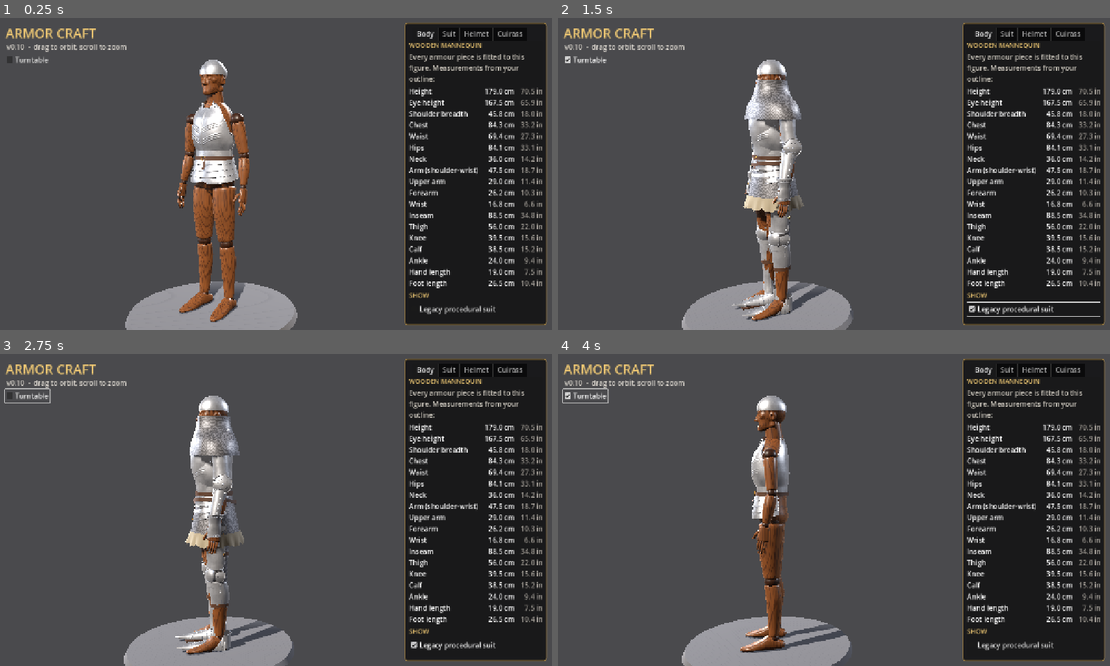
Above: before the commit, frames 1-4 (two rows, left to right).
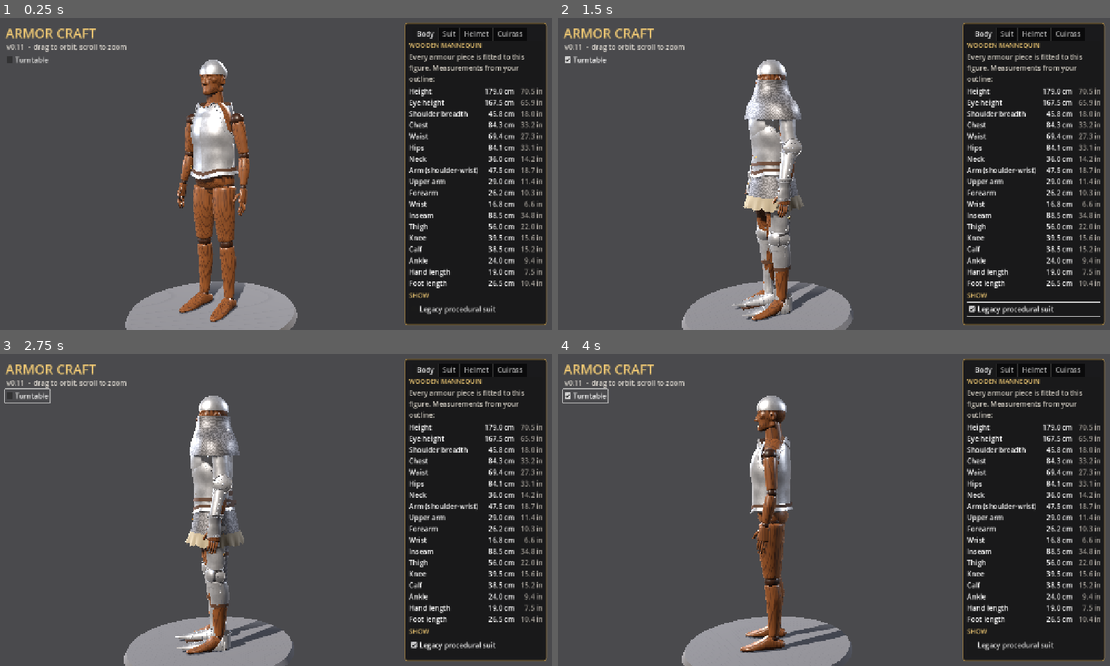
Above: after the commit, the same moments.

Repository: Kmad666/Armor-Craft
Game: Godot game, scene res://scenes/main.tscn
Same seed, same stepped clock (60 frames per second), same inputs: the game is played once before the commit and once after it.
Inputs:
- Up to frame 1 (0.25 s): no input
- Up to frame 2 (1.5 s): click "Turntable" at 0.5 s; click "Legacy procedural suit" at 1.25 s
- Up to frame 3 (2.75 s): click "Turntable" at 2 s
- Up to frame 4 (4 s): click "Legacy procedural suit" at 2.75 s; click "Turntable" at 3.5 s

The runs differ from the first frame. In frame 1, 1.2% of the frame differs, in the area x 3-44%, y 8-58%; in frame 2, 0.4%; in frame 3, 0.3%; in frame 4, 0.7%.

Commit message:
v0.11: cuirass rebuilt as a munitions breast and back
Plain breastplate with medial crease, wide shallow neck, riveted armhole
gussets, pointed lower edge, side clasp and hinges; backplate with V
yoke, spine ridge and gussets; flared fauld lame all round; belt on the
seam with side buckle. Barrel-shaped sides that still clear the body.
Cuirass tab: gussets toggle, 0-4 lames.

Co-Authored-By: Claude Opus 5.5 <noreply@anthropic.com>
Claude-Session: https://claude.ai/code/session_01WeZQLGxhK27PqRdm928ucn

Diff:
--- a/scripts/main.gd
+++ b/scripts/main.gd
@@ -429,7 +429,7 @@
 	layer.add_child(title)
 
 	var hint := Label.new()
-	hint.text = "v0.10  -  drag to orbit, scroll to zoom"
+	hint.text = "v0.11  -  drag to orbit, scroll to zoom"
 	hint.add_theme_color_override("font_color", Color(0.85, 0.83, 0.8))
 	hint.position = Vector2(24, 56)
 	layer.add_child(hint)
@@ -523,9 +523,9 @@
 
 
 func _build_cuirass_tab(box: VBoxContainer) -> void:
-	_header(box, "Gothic Cuirass")
+	_header(box, "Cuirass")
 	var note := Label.new()
-	note.text = "Mid section: fluted breastplate and backplate. Bottom section: the fauld of overlapping lames. The belt marks the division."
+	note.text = "Mid section: breastplate and backplate. Bottom section: the flared lame(s) of the fauld. The belt sits on the division."
 	note.autowrap_mode = TextServer.AUTOWRAP_WORD_SMART
 	note.custom_minimum_size = Vector2(280, 0)
 	note.add_theme_color_override("font_color", Color(0.8, 0.78, 0.74))
@@ -543,17 +543,17 @@
 		cb.toggled.connect(func(v: bool) -> void: (cuirass.pieces[key] as Node3D).visible = v)
 		grid.add_child(cb)
 	_header(box, "Details")
-	var flutes := CheckBox.new()
-	flutes.text = "Fluting"
-	flutes.button_pressed = true
-	flutes.toggled.connect(func(v: bool) -> void: cuirass.set_fluting(v))
-	box.add_child(flutes)
+	var gus := CheckBox.new()
+	gus.text = "Armhole gussets"
+	gus.button_pressed = true
+	gus.toggled.connect(func(v: bool) -> void: cuirass.set_gussets(v))
+	box.add_child(gus)
 	var lbl := Label.new()
 	lbl.text = "Fauld lames: %d" % cuirass.lames
 	box.add_child(lbl)
 	var sl := HSlider.new()
-	sl.min_value = 1
-	sl.max_value = 7
+	sl.min_value = 0
+	sl.max_value = 4
 	sl.step = 1
 	sl.value = cuirass.lames
 	sl.size_flags_horizontal = Control.SIZE_EXPAND_FILL
--- a/scripts/pieces/cuirass.gd
+++ b/scripts/pieces/cuirass.gd
@@ -1,27 +1,34 @@
 extends Node3D
-## Gothic cuirass, built to fit the wooden mannequin (measurements.json).
+## Munitions-style cuirass (plain breast and back), fitted to the wooden
+## mannequin (measurements.json). Two sections, kept as separate pieces:
 ##
-## Two sections, kept as separate pieces:
-##   mid section    Breastplate (fluted, central ridge, scooped neck, deep
-##                  armholes) + plain Backplate, rolled edges, shoulder straps
-##   bottom section Fauld: overlapping lames hanging from the waist, each
-##                  stepping out a little further, the last one notched
-## A leather Belt with a brass buckle marks the division between them.
+##   mid section    Breastplate: plain, sharp medial crease, shallow neck,
+##                  deep armholes with riveted gusset plates, lower edge
+##                  pointed at the centre front; side clasp and hinges.
+##                  Backplate: V-shaped yoke line across the shoulders,
+##                  spine ridge, armhole gussets, higher shoulders.
+##   bottom section Fauld: flared lame(s) all the way round below the plates.
+##   Belt           leather strap on the seam between the two, side buckle;
+##                  shoulder straps join breast and back.
 ##
-## Axes: +Y up, +Z toward the front. Angle a = 0 is the front centre.
+## Barrel-shaped: straight sides from chest to hip, no waist nip.
+## Axes: +Y up, +Z toward the front. Angle a = 0 is the front centre;
+## positive a turns toward +X (the figure's left).
 
 const K := preload("res://scripts/mesh_kit.gd")
 
-const BREAST_BOTTOM := 1.125
-const SIDE_CLEAR := 0.014    # padding over the arming doublet at the sides
-const FRONT_CLEAR := 0.022   # and at the front / back
-const BREAST_ARC := 1.75     # breastplate wraps this far round each side (radians)
-const FAULD_ARC := 1.95
-const LAME_DROP := 0.045     # vertical step between lames
-const LAME_HEIGHT := 0.058
-
-var lames := 4
-var fluting := true
+const BREAST_BOTTOM := 1.045  # lower edge at the sides
+const POINT_DROP := 0.036     # how far the centre front point dips below that
+const SIDE_CLEAR := 0.014     # padding over the arming doublet at the sides
+const FRONT_CLEAR := 0.022    # and at the front / back
+const BREAST_ARC := 1.65      # breastplate wraps this far round each side (radians)
+const BACK_ARC := 1.6         # backplate, measured from the back centre (overlaps the breast)
+const GUSSET_W := 0.026
+const LAME_H := 0.05
+const LAME_STEP := 0.036
+
+var lames := 1
+var gussets := true
 
 var metal: Material
 var leather: Material
@@ -60,13 +67,15 @@
 
 
 func set_lames(n: int) -> void:
-	lames = clampi(n, 1, 7)
+	lames = clampi(n, 0, 4)
 	_build_fauld()
-
-
-func set_fluting(on: bool) -> void:
-	fluting = on
+	_build_belt()
+
+
+func set_gussets(on: bool) -> void:
+	gussets = on
 	_build_breastplate()
+	_build_backplate()
 
 
 # ==========================================================================
@@ -125,19 +134,31 @@
 		_hermite(y, zs2, [wd, hd * 0.95, hd, hd * 0.86, hd * 0.55]),
 		_hermite(y, zs2, [0.0, 0.004, 0.0, -0.004, 0.0]))
 	if y > pel_top:
-		# waist ball between pelvis and chest
 		var k := smoothstep(pel_top, chest_base, y)
 		p = p.lerp(Vector3(ww * 1.02, wd, 0.0), k)
 	return p
 
 
+static func _smax(a: float, b: float, k: float = 0.012) -> float:
+	return 0.5 * (a + b + sqrt((a - b) * (a - b) + k * k))
+
+
 ## Plate cross-section at height y: (half-width, front depth, back depth).
+## A barrel that never nips in at the waist, but always clears the body.
 func plate(y: float, extra: float = 0.0) -> Vector3:
 	var b := body(y)
-	var rx := b.x + SIDE_CLEAR + extra
-	var rf := b.y + b.z + FRONT_CLEAR + extra
-	var rb := b.y - b.z + FRONT_CLEAR * 0.8 + extra
-	return Vector3(rx, rf, rb)
+	var hw: float = m["hip_width"] * 0.5
+	var cw: float = m["chest_width"] * 0.5
+	var cd: float = m["chest_depth"] * 0.5
+	var arm: float = m["armpit_height"]
+	var ys := [0.98, 1.08, 1.2, arm, arm + 0.12]
+	var bx := _hermite(y, ys, [hw + 0.012, hw * 0.98 + 0.006, cw + 0.008, cw + SIDE_CLEAR, cw * 0.86])
+	var bf := _hermite(y, ys, [0.14, 0.138, 0.142, cd + 0.03, cd * 0.9])
+	var bb := _hermite(y, ys, [0.124, 0.118, 0.12, 0.127, 0.12])
+	var rx := _smax(b.x + SIDE_CLEAR, bx)
+	var rf := _smax(b.y + b.z + FRONT_CLEAR, bf)
+	var rb := _smax(b.y - b.z + FRONT_CLEAR * 0.8, bb)
+	return Vector3(rx + extra, rf + extra, rb + extra)
 
 
 func ring_point(a: float, y: float, r: Vector3) -> Vector3:
@@ -151,42 +172,38 @@
 	return Vector3(sin(a) / r.x, 0.0, c / d).normalized()
 
 
-# ==========================================================================
-# Breastplate (mid section)
-# ==========================================================================
-
-## Top outline of the breastplate: scooped neck, shoulder points, armholes.
+## Lower edge of the plates (pointed at the centre front).
+func bottom(a: float) -> float:
+	var w := absf(wrapf(a, -PI, PI))
+	return BREAST_BOTTOM - POINT_DROP * maxf(0.0, 1.0 - w / 0.75) * (1.0 - 0.35 * smoothstep(0.0, 0.08, 0.08 - w))
+
+
+# ==========================================================================
+# Breastplate
+# ==========================================================================
+
+## Top outline: shallow neck, narrow shoulder points, deep armholes.
 func breast_top(a: float) -> float:
 	var top: float = m["neck_base_height"]
 	var arm: float = m["armpit_height"]
-	return _hermite(absf(a), [0.0, 0.3, 0.55, 0.78, 1.05, 1.35, BREAST_ARC],
-		[top - 0.037, top - 0.027, top + 0.0, top - 0.01, top - 0.1, arm + 0.005, arm - 0.03])
-
-
-## Raised flutes: a central ridge plus two sets of chevron flutes sweeping
-## down from the armholes to the centre.
-func flute(x: float, y: float) -> float:
-	if not fluting:
-		return 0.0
-	var ax := absf(x)
-	var h := 0.0
-	# medial ridge
-	h += 0.0042 * exp(-pow(x / 0.0085, 2.0)) * smoothstep(1.14, 1.22, y) * (1.0 - smoothstep(1.43, 1.47, y))
-	# chevron flutes
-	var fade := smoothstep(0.006, 0.02, ax) * (1.0 - smoothstep(0.115, 0.14, ax))
-	if fade > 0.0:
-		var arm: float = m["armpit_height"]
-		for c in [arm - 0.008, arm + 0.006, arm + 0.02, arm - 0.088, arm - 0.074, arm - 0.06]:
-			var yc: float = c + 0.62 * ax - 1.3 * ax * ax
-			h += 0.0021 * exp(-pow((y - yc) / 0.0032, 2.0)) * fade
-	return h
-
-
-func _breast_shape(a: float, t: float) -> Vector3:
-	var y := lerpf(BREAST_BOTTOM, breast_top(a), t)
+	return _hermite(absf(a), [0.0, 0.3, 0.5, 0.68, 0.9, 1.15, 1.4, BREAST_ARC],
+		[top - 0.032, top - 0.022, top - 0.004, top - 0.006, top - 0.06, arm + 0.03, arm - 0.004, arm - 0.022])
+
+
+## Sharp medial crease running down the centre of the breastplate.
+func crease(x: float, y: float) -> float:
+	var fade := 1.0 - smoothstep(m["neck_base_height"] - 0.085, m["neck_base_height"] - 0.045, y)
+	return 0.0058 * exp(-absf(x) / 0.019) * fade
+
+
+func breast_surface(a: float, y: float, push: float = 0.0) -> Vector3:
 	var r := plate(y)
 	var p := ring_point(a, y, r)
-	return p + ring_normal(a, r) * flute(p.x, y)
+	return p + ring_normal(a, r) * (crease(p.x, y) + push)
+
+
+func _breast_shape(a: float, t: float) -> Vector3:
+	return breast_surface(a, lerpf(bottom(a), breast_top(a), t))
 
 
 func _build_breastplate() -> void:
@@ -194,36 +211,128 @@
 	_clear(root)
 	_rivets = []
 	var shape := Callable(self, "_breast_shape")
-	var centre := Vector3(0, 1.3, -0.12)
-	var res := 150 if fluting else 60
-	_add_mesh(root, K.surface(shape, -BREAST_ARC, BREAST_ARC, res, 0.0, 1.0, int(res * 1.2), centre), metal)
-	_edge(root, shape, -BREAST_ARC, BREAST_ARC, 1.0, 90, centre, 0.0034)
-	_edge(root, shape, -BREAST_ARC, BREAST_ARC, 0.0, 70, centre, 0.0028)
+	var centre := Vector3(0, 1.25, -0.12)
+	_add_mesh(root, K.surface(shape, -BREAST_ARC, BREAST_ARC, 120, 0.0, 1.0, 70, centre), metal)
+	# rolled edges: neck (and the armholes too when there are no gussets)
+	var a_edge := 0.66 if gussets else BREAST_ARC
+	_edge(root, shape, -a_edge, a_edge, 1.0, 70, centre, 0.0036)
+	_edge(root, shape, -BREAST_ARC, BREAST_ARC, 0.0, 80, centre, 0.0028)
 	for s in [-1.0, 1.0]:
-		_edge_a(root, shape, s * BREAST_ARC, 0.0, 1.0, 20, centre, 0.0028)
-		# strap rivets at the shoulder points and side hinge rivets
-		_rivet(shape, s * 0.55, 0.93, centre, 0.008)
-		_rivet(shape, s * 1.6, 0.25, centre, 0.007)
-		_rivet(shape, s * 1.6, 0.6, centre, 0.007)
-	_rivet(shape, 0.0, 0.06, centre, 0.008)
+		_edge_a(root, shape, s * BREAST_ARC, 0.0, 1.0, 16, centre, 0.0026)
+		_rivet(shape, s * 0.5, 0.95, centre, 0.008)  # shoulder strap rivets
+	if gussets:
+		for s in [-1.0, 1.0]:
+			_gusset(root, s, Callable(self, "breast_top"), 0.0, 0.62, 1.6, centre)
+	_side_fittings(root)
 	_flush_rivets(root)
 
 
+## Riveted plate along an armhole. top_fn(a) is the outline; a_off turns the
+## angles (0 for the breast, PI for the back).
+func _gusset(root: Node3D, side: float, top_fn: Callable, a_off: float, a0: float, a1: float, centre: Vector3) -> void:
+	var surf := func(a: float, y: float, push: float) -> Vector3:
+		var r := plate(y)
+		return ring_point(a, y, r) + ring_normal(a, r) * push
+	var edge_at := func(u: float) -> Vector3:
+		var a: float = side * u
+		return surf.call(a + a_off, top_fn.call(a), 0.0)
+	var shape := func(u: float, t: float) -> Vector3:
+		var e: Vector3 = edge_at.call(u)
+		var tan: Vector3 = edge_at.call(u + 0.004) - edge_at.call(u - 0.004)
+		var n := ring_normal(atan2(e.x, e.z), plate(e.y))
+		var inward := n.cross(tan).normalized()
+		# pick the direction that heads into the plate (below the outline)
+		var probe := e + inward * 0.01
+		var pa := atan2(probe.x, probe.z) - a_off
+		if probe.y > top_fn.call(wrapf(pa, -PI, PI)):
+			inward = -inward
+		var q := e + inward * (GUSSET_W * t)
+		# taper the band at both ends
+		var w := smoothstep(a0, a0 + 0.08, u) * (1.0 - smoothstep(a1 - 0.08, a1, u))
+		q = e + inward * (GUSSET_W * t * (0.35 + 0.65 * w))
+		var qa := atan2(q.x, q.z)
+		return surf.call(qa, q.y, 0.0034)
+	_add_mesh(root, K.surface(shape, a0, a1, 40, 0.0, 1.0, 4, centre), metal)
+	_edge(root, shape, a0, a1, 0.0, 40, centre, 0.0034)
+	_edge(root, shape, a0, a1, 1.0, 40, centre, 0.0018)
+	for i in 5:
+		_rivet(shape, lerpf(a0 + 0.08, a1 - 0.08, i / 4.0), 0.62, centre, 0.0062)
+
+
+## Clasp on the right side (-X), hinges on the left (+X).
+func _side_fittings(root: Node3D) -> void:
+	# clasp: a small plate with a stud and a swivel hook
+	var a := -BREAST_ARC + 0.08
+	var y := 1.2
+	var p := breast_surface(a, y, 0.003)
+	var n := ring_normal(a, plate(y))
+	var plate_mi := MeshInstance3D.new()
+	var bm := BoxMesh.new()
+	bm.size = Vector3(0.024, 0.003, 0.05)
+	plate_mi.mesh = bm
+	plate_mi.material_override = metal
+	plate_mi.transform = Transform3D(K.surface_basis(n, Vector3.ONE).rotated(n, PI * 0.5), p)
+	root.add_child(plate_mi)
+	_rivets.append(K.rivet_xform(p + Vector3(0, 0.017, 0), n, 0.006))
+	_rivets.append(K.rivet_xform(p - Vector3(0, 0.017, 0), n, 0.006))
+	var hook := MeshInstance3D.new()
+	var tm := TorusMesh.new()
+	tm.inner_radius = 0.006
+	tm.outer_radius = 0.0095
+	hook.mesh = tm
+	hook.material_override = metal
+	hook.transform = Transform3D(K.surface_basis(n, Vector3(1.0, 1.0, 1.6)), p + n * 0.004)
+	root.add_child(hook)
+	# hinges
+	for hy in [1.13, 1.27]:
+		var ha := BREAST_ARC - 0.06
+		var hp := breast_surface(ha, hy, 0.003)
+		var hn := ring_normal(ha, plate(hy))
+		var leaf := MeshInstance3D.new()
+		var lm := BoxMesh.new()
+		lm.size = Vector3(0.03, 0.003, 0.022)
+		leaf.mesh = lm
+		leaf.material_override = metal
+		leaf.transform = Transform3D(K.surface_basis(hn, Vector3.ONE), hp)
+		root.add_child(leaf)
+		var pin := MeshInstance3D.new()
+		var cm := CylinderMesh.new()
+		cm.top_radius = 0.0035
+		cm.bottom_radius = 0.0035
+		cm.height = 0.026
+		pin.mesh = cm
+		pin.material_override = metal
+		pin.position = ring_point(BREAST_ARC + 0.02, hy, plate(hy, 0.004))
+		root.add_child(pin)
+		_rivets.append(K.rivet_xform(hp, hn, 0.0055))
+
+
 # ==========================================================================
 # Backplate
 # ==========================================================================
 
+## Top outline, a measured from the back centre: neck, high shoulders,
+## armholes cut deep toward the spine.
 func back_top(a: float) -> float:
-	# a measured from the back centre
 	var top: float = m["neck_base_height"]
 	var arm: float = m["armpit_height"]
-	return _hermite(absf(a), [0.0, 0.45, 0.7, 1.05, 1.5],
-		[top - 0.012, top + 0.008, top - 0.004, top - 0.09, arm - 0.03])
+	return _hermite(absf(a), [0.0, 0.25, 0.5, 0.68, 0.95, 1.25, BACK_ARC],
+		[top - 0.012, top - 0.004, top + 0.014, top + 0.002, top - 0.075, arm - 0.008, arm - 0.03])
+
+
+## V-shaped yoke line: the upper plate overlaps the lower one along it.
+func yoke_y(a: float) -> float:
+	return m["neck_base_height"] - 0.018 - 0.05 * maxf(0.0, 1.0 - absf(a) / 0.82)
 
 
 func _back_shape(a: float, t: float) -> Vector3:
-	var y := lerpf(BREAST_BOTTOM, back_top(a), t)
-	return ring_point(PI + a, y, plate(y, -0.003))
+	var y := lerpf(bottom(PI + a), back_top(a), t)
+	var r := plate(y, -0.002)
+	var p := ring_point(PI + a, y, r)
+	var raise := 0.0028 * exp(-absf(p.x) / 0.012)  # spine ridge
+	if absf(a) < 0.82:
+		raise += 0.0036 * smoothstep(-0.0015, 0.0015, y - yoke_y(a))
+	return p + ring_normal(PI + a, r) * raise
 
 
 func _build_backplate() -> void:
@@ -231,37 +340,38 @@
 	_clear(root)
 	_rivets = []
 	var shape := Callable(self, "_back_shape")
-	var centre := Vector3(0, 1.3, 0.12)
-	var arc := PI - BREAST_ARC + 0.18
-	_add_mesh(root, K.surface(shape, -arc, arc, 56, 0.0, 1.0, 50, centre), metal)
-	_edge(root, shape, -arc, arc, 1.0, 70, centre, 0.0034)
-	_edge(root, shape, -arc, arc, 0.0, 50, centre, 0.0028)
+	var centre := Vector3(0, 1.25, 0.12)
+	_add_mesh(root, K.surface(shape, -BACK_ARC, BACK_ARC, 110, 0.0, 1.0, 80, centre), metal)
+	var a_edge := 0.7 if gussets else BACK_ARC
+	_edge(root, shape, -a_edge, a_edge, 1.0, 60, centre, 0.0036)
+	_edge(root, shape, -BACK_ARC, BACK_ARC, 0.0, 70, centre, 0.0028)
 	for s in [-1.0, 1.0]:
-		_edge_a(root, shape, s * arc, 0.0, 1.0, 16, centre, 0.0026)
-		_rivet(shape, s * 0.5, 0.93, centre, 0.008)
+		_edge_a(root, shape, s * BACK_ARC, 0.0, 1.0, 14, centre, 0.0026)
+		_rivet(shape, s * 0.5, 0.96, centre, 0.008)
+	# rolled edge along the V of the yoke
+	var vpts := PackedVector3Array()
+	for i in 41:
+		var a := lerpf(-0.8, 0.8, i / 40.0)
+		var y := yoke_y(a) + 0.0008
+		var r := plate(y, -0.002)
+		var p := ring_point(PI + a, y, r)
+		vpts.append(p + ring_normal(PI + a, r) * (0.0042 + 0.0028 * exp(-absf(p.x) / 0.012)))
+	_add_mesh(root, K.tube(vpts, 0.0028, 6), metal)
+	if gussets:
+		for s in [-1.0, 1.0]:
+			_gusset(root, s, Callable(self, "back_top"), PI, 0.72, 1.56, centre)
 	_flush_rivets(root)
 
 
 # ==========================================================================
-# Fauld (bottom section)
-# ==========================================================================
-
-func _lame_top(k: int) -> float:
-	return BREAST_BOTTOM + 0.01 - k * LAME_DROP
-
-
-## Lame k: starts tucked under the piece above and flares outward as it drops,
-## so each lame overlaps the next one down.
+# Fauld (bottom section): flared lame(s) all the way round
+# ==========================================================================
+
 func _lame_shape(k: int, a: float, t: float) -> Vector3:
-	# lames curve up toward the hips so the legs can move
-	var rise := 0.028 * (1.0 - cos(a)) * (0.4 + 0.2 * k)
-	var y0 := _lame_top(k) + rise
-	var y1 := y0 - LAME_HEIGHT
-	if k == lames - 1:
-		# notch in the bottom lame at the centre front
-		y1 += 0.02 * exp(-pow(a / 0.22, 2.0))
+	var y0 := bottom(a) + 0.012 - k * LAME_STEP
+	var y1 := y0 - LAME_H
 	var y := lerpf(y0, y1, t)
-	var r := plate(y, -0.004 + 0.003 * k + 0.25 * (y0 - y))
+	var r := plate(y, -0.001 + 0.005 * k + 0.32 * (y0 - y))
 	return ring_point(a, y, r)
 
 
@@ -269,63 +379,64 @@
 	var root: Node3D = pieces["Fauld"]
 	_clear(root)
 	_rivets = []
-	var centre := Vector3(0, 1.0, -0.12)
+	var centre := Vector3(0, 1.0, 0.0)
 	for k in lames:
 		var shape := func(a: float, t: float) -> Vector3: return _lame_shape(k, a, t)
-		_add_mesh(root, K.surface(shape, -FAULD_ARC, FAULD_ARC, 90, 0.0, 1.0, 10, centre), metal)
-		_edge(root, shape, -FAULD_ARC, FAULD_ARC, 1.0, 90, centre, 0.0026)
-		for s in [-1.0, 1.0]:
-			_edge_a(root, shape, s * FAULD_ARC, 0.0, 1.0, 6, centre, 0.0022)
-			_rivet(shape, s * 1.75, 0.3, centre, 0.0065)
-		_rivet(shape, 0.0, 0.3, centre, 0.0065)
+		_add_mesh(root, K.surface(shape, -PI, PI, 120, 0.0, 1.0, 8, centre), metal)
+		_edge(root, shape, -PI, PI, 1.0, 120, centre, 0.0028)
+		for i in 8:
+			_rivet(shape, -PI + TAU * (i + 0.5) / 8.0, 0.3, centre, 0.0062)
 	_flush_rivets(root)
 
 
 # ==========================================================================
-# Belt and shoulder straps (leather + brass)
+# Belt (on the seam) and shoulder straps
 # ==========================================================================
 
 func _build_belt() -> void:
 	var root: Node3D = pieces["Belt"]
 	_clear(root)
-	var yb := BREAST_BOTTOM - 0.004
+	var off := 0.009 + (0.004 if lames > 0 else 0.0)
 	var band := func(a: float, t: float) -> Vector3:
-		var y := lerpf(yb - 0.013, yb + 0.013, t)
-		return ring_point(a, y, plate(y, 0.0045))
-	_add_mesh(root, K.surface(band, -PI, PI, 96, 0.0, 1.0, 2, Vector3(0, yb, 0)), leather)
-	# buckle at the front
-	var pf := ring_point(0.0, yb, plate(yb, 0.008))
+		var y := bottom(a) - 0.002 + lerpf(-0.012, 0.012, t)
+		return ring_point(a, y, plate(y, off))
+	_add_mesh(root, K.surface(band, -PI, PI, 120, 0.0, 1.0, 2, Vector3(0, 1.04, 0)), leather)
+	# buckle on the right side of the front (-X)
+	var ab := -1.05
+	var yb := bottom(ab) - 0.002
+	var rb := plate(yb, off + 0.003)
+	var pb := ring_point(ab, yb, rb)
+	var nb := ring_normal(ab, rb)
 	var buckle := MeshInstance3D.new()
 	var tm := TorusMesh.new()
-	tm.inner_radius = 0.011
-	tm.outer_radius = 0.016
+	tm.inner_radius = 0.01
+	tm.outer_radius = 0.0145
 	buckle.mesh = tm
 	buckle.material_override = brass
-	buckle.transform = Transform3D(Basis(Vector3.RIGHT, PI * 0.5).scaled(Vector3(1.25, 1.0, 1.0)), pf)
+	buckle.transform = Transform3D(K.surface_basis(nb, Vector3(1.0, 1.0, 1.3)), pb)
 	root.add_child(buckle)
 	var tongue := MeshInstance3D.new()
 	var bm := BoxMesh.new()
-	bm.size = Vector3(0.026, 0.003, 0.003)
+	bm.size = Vector3(0.024, 0.003, 0.003)
 	tongue.mesh = bm
 	tongue.material_override = brass
-	tongue.position = pf + Vector3(0, 0, 0.002)
+	tongue.transform = Transform3D(K.surface_basis(nb, Vector3.ONE), pb + nb * 0.002)
 	root.add_child(tongue)
-	# hanging tail of the belt
+	# loose tail of the strap
 	var tail := func(a: float, t: float) -> Vector3:
-		var y := lerpf(yb, yb - 0.075, t)
-		return ring_point(a, y, plate(y, 0.006 + 0.25 * (yb - y)))
-	_add_mesh(root, K.surface(tail, 0.05, 0.16, 3, 0.0, 1.0, 6, Vector3(0, yb, 0)), leather)
+		var y := bottom(a) - 0.002 - 0.004 * t + lerpf(-0.011, 0.011, t)
+		return ring_point(a, y, plate(y, off + 0.0035))
+	_add_mesh(root, K.surface(tail, ab - 0.02, ab + 0.32, 10, 0.0, 1.0, 2, Vector3(0, 1.04, 0)), leather)
 
 	# shoulder straps from the breastplate's shoulder points over to the back
 	for s in [-1.0, 1.0]:
-		var f := _breast_shape(s * 0.55, 1.0)
-		var b := _back_shape(s * 0.5, 1.0)
-		var over := Vector3((f.x + b.x) * 0.5 * 1.05, maxf(f.y, b.y) + 0.022, (f.z + b.z) * 0.5)
+		var f := _breast_shape(s * 0.5, 0.97)
+		var b := _back_shape(s * 0.5, 0.97)
+		var over := Vector3((f.x + b.x) * 0.5 * 1.04, maxf(f.y, b.y) + 0.024, (f.z + b.z) * 0.5)
 		var pts := PackedVector3Array()
 		for i in 13:
 			var t := i / 12.0
-			var q := f.lerp(over, t).lerp(over.lerp(b, t), t)  # quadratic curve
-			pts.append(q)
+			pts.append(f.lerp(over, t).lerp(over.lerp(b, t), t))
 		_add_mesh(root, _ribbon(pts, 0.022, 0.003), leather)
 
 
Binary file changed: docs/cuirass.png
Binary file added: docs/cuirass_back.png
Binary file changed: docs/cuirass_close.png
